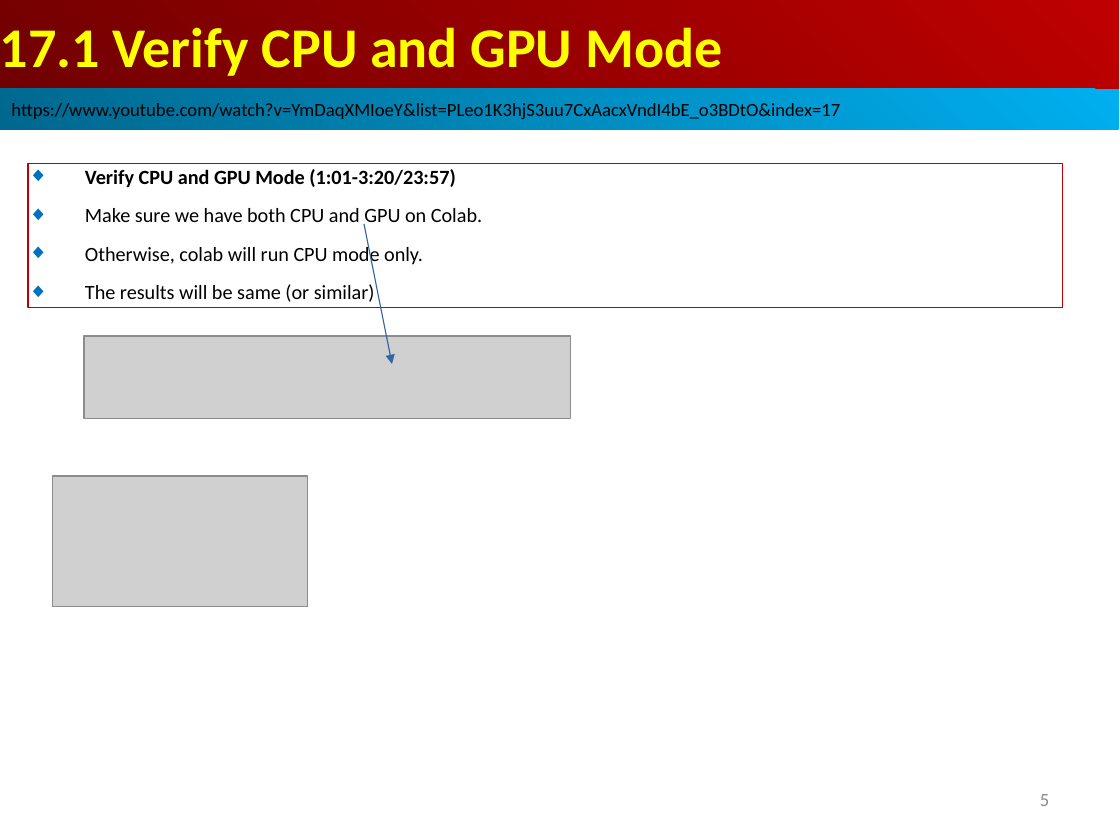
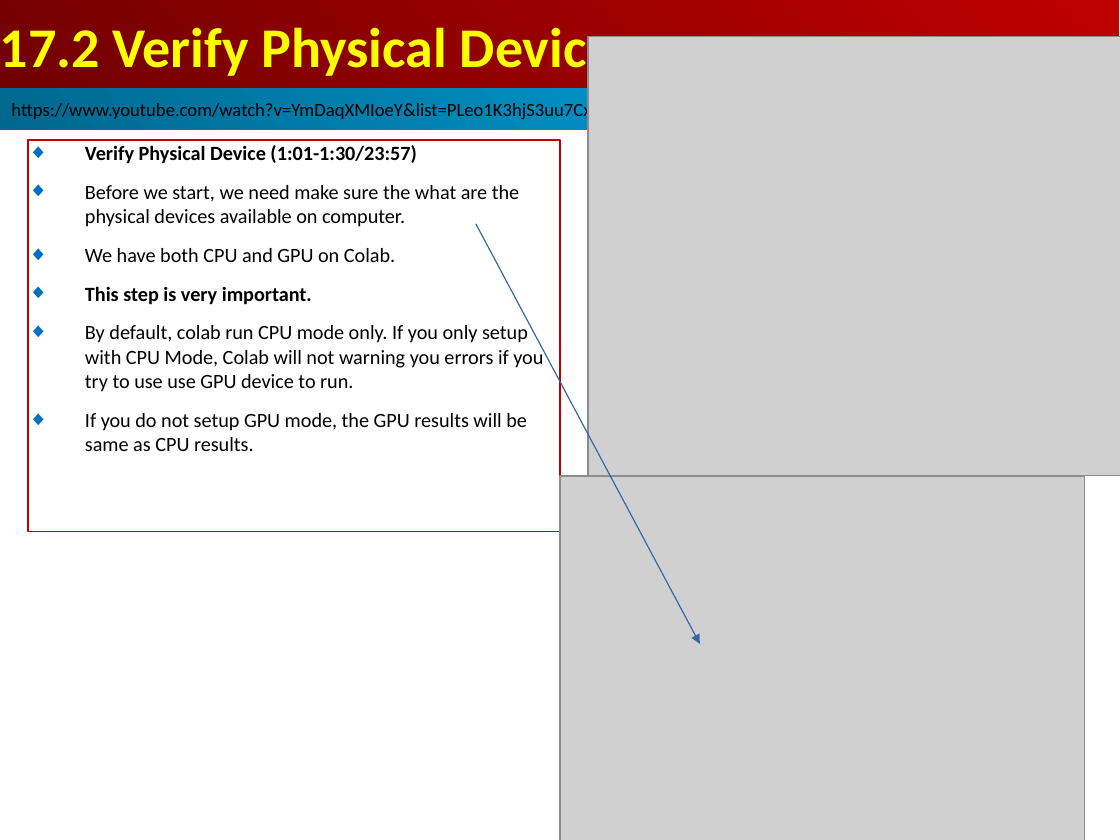
Before and after one commit to peterhchen/AIU_CS512_DL, a slide deck: slide 7 of 000_Lecture_Project/week07/01_Lecture/17_BM.ppt (slide 5 before the commit). Drawn at 1120x840 pixels with LibreOffice and Linux fonts; fonts in the diff are those of the drawing; grey boxes stand for pictures. Boxes give left, top, right and bottom in pixels: in the first picture for what was removed or moved away, otherwise in the second. Text is boxed around its words. In the diff, an @@ line names an element or a change of style, - is before the commit and + after.

```diff
--- a/000_Lecture_Project/week07/01_Lecture/17_BM.ppt
+++ b/000_Lecture_Project/week07/01_Lecture/17_BM.ppt
@@ text in rectangle at <box>0,27,615,80</box>: text changed @@
-17.1 Verify CPU and GPU Mode
+17.2 Verify Physical Device
@@ picture: place and size @@
-picture at <box>53,476,308,607</box>
+picture at <box>588,37,1120,476</box>
@@ rectangle added at <box>28,140,560,532</box>, outline #C00000 0.74 pt, 13 pt, text #000000 @@
+◆ Verify Physical Device (1:01-1:30/23:57)
+◆ Before we start, we need make sure the what are the physical devices available on computer.
+◆ We have both CPU and GPU on Colab.
+◆ This step is very important.
+◆ By default, colab run CPU mode only. If you only setup with CPU Mode, Colab will not warning you errors if you try to use use GPU device to run.
+◆ If you do not setup GPU mode, the GPU results will be same as CPU results.
@@ rectangle removed at <box>28,164,1063,308</box> @@
-◆ Verify CPU and GPU Mode (1:01-3:20/23:57)
-◆ Make sure we have both CPU and GPU on Colab.
-◆ Otherwise, colab will run CPU mode only.
-◆ The results will be same (or similar)
@@ arrow removed from (364, 224) to (392, 364) @@
@@ arrow added from (476, 224) to (700, 644), #3465A4 0.74 pt @@
@@ picture: place and size @@
-picture at <box>84,336,570,419</box>
+picture at <box>560,476,1085,840</box>
@@ page number removed at <box>1040,794,1049,806</box> @@
-5
```
Also in this commit, not shown: 24 other slides changed, 15 slides added.
